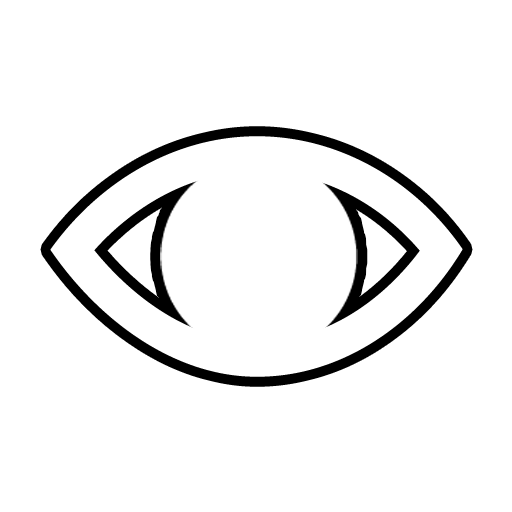
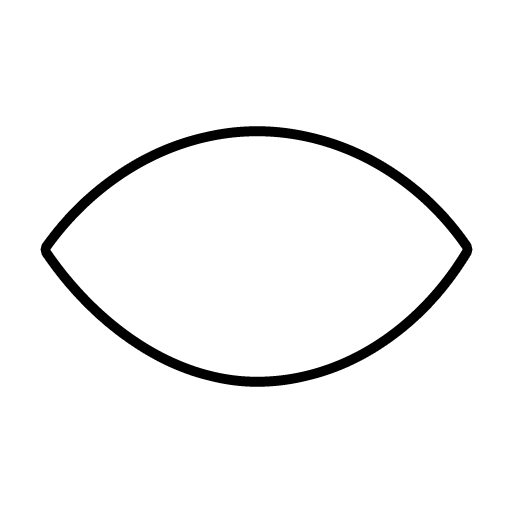
Layer changes from the first 512 x 512 image to the second:
painted on "Layer 0" over left=94, top=180, right=420, bottom=328
